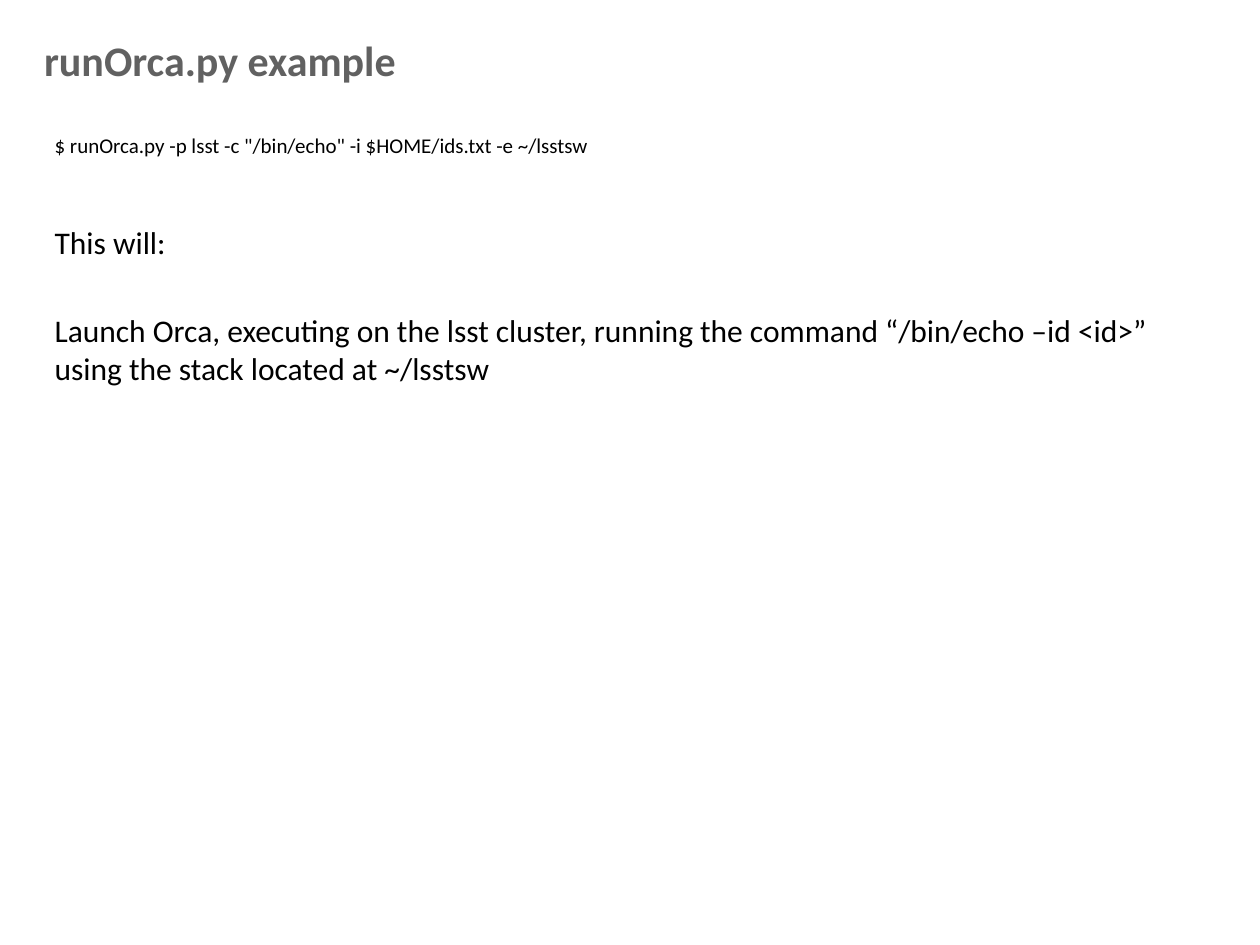
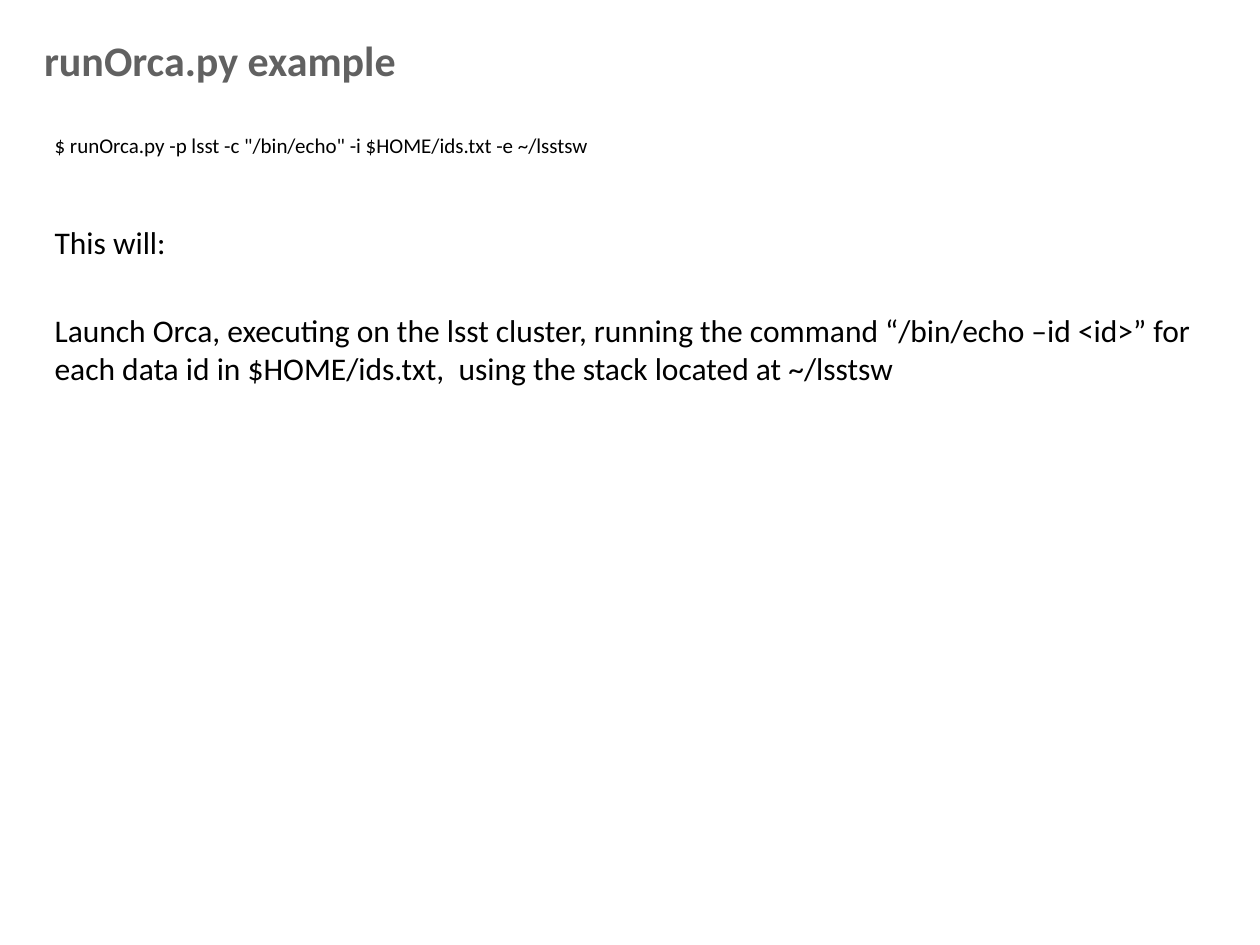
Before and after one commit to lsst-dm/Oct15_bootcamp, a slide deck: slide 9 of documents/OrchestrationOct2015.pptx (slide 8 before the commit). Drawn at 1260x945 pixels with LibreOffice and Linux fonts; fonts in the diff are those of the drawing; background and template pictures are left out. Boxes give left, top, right and bottom in pixels: in the first picture for what was removed or moved away, otherwise in the second. Text is boxed around its words. In the diff, an @@ line names an element or a change of style, - is before the commit and + after.

Commit message:
Fixes

```diff
--- a/documents/OrchestrationOct2015.pptx
+++ b/documents/OrchestrationOct2015.pptx
@@ text at (x1=55, y1=319, x2=1190, y2=386): text changed @@
-Launch Orca, executing on the lsst cluster, running the command “/bin/echo –id <id>” using the stack located at ~/lsstsw
+Launch Orca, executing on the lsst cluster, running the command “/bin/echo –id <id>” for each data id in $HOME/ids.txt, using the stack located at ~/lsstsw
```
Also in this commit, not shown: 1 other slide changed, 2 slides added, 1 slide removed.
